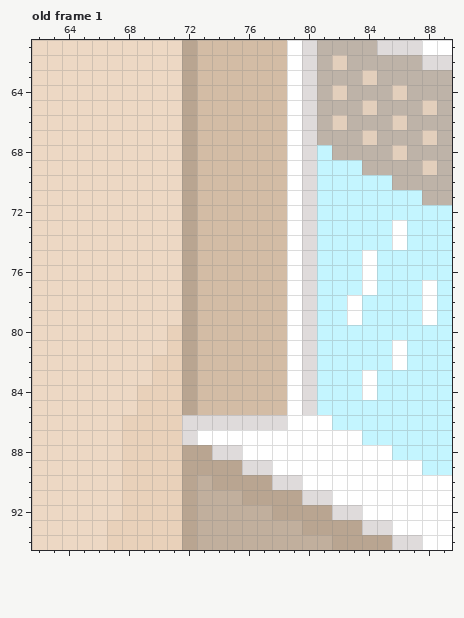
Pixel-art file, stored at ADHD/Assets/Sprites/Backgrounds/ShadowGameBackground.aseprite. This is how it looked before the edit.
90x200 pixels, 1 frame. Colours within 5 levels of each other are drawn and written as one. Shown: old frame 1: x 62..89, y 61..94. The commit also changed other frames or places, which this record leaves out.
The same view after the edit:
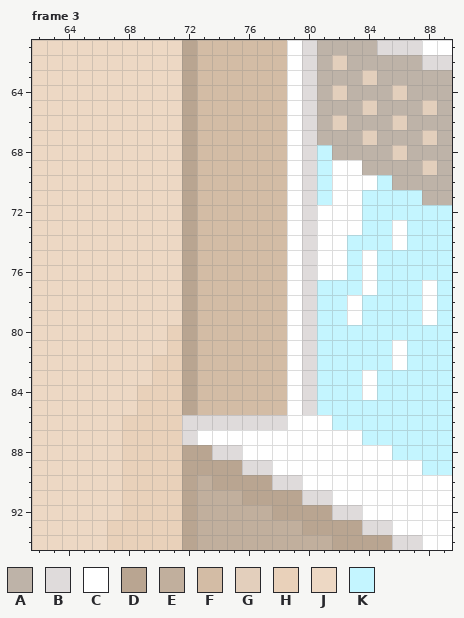
Palette (. is transparent): A #beb3a8  B #dfdbdb  C #ffffff  D #b9a591  E #c1af9d  F #d3bca5  G #e3cfbc  H #e9d1ba  J #edd8c4  K #c4f5ff
A new or re-ordered frame is compared with the old frame closest to it.
Change:
frames 1 -> 8
Frame 3 is new; against old frame 1, layer "Layer 2":
y 69: x 82..83 KK -> CC
y 70: x 82..84 KKK -> CCC
y 71: x 82..83 KK -> CC
y 72..73: x 81..83 KKK -> CCC
y 74..76: x 81..82 KK -> CC
